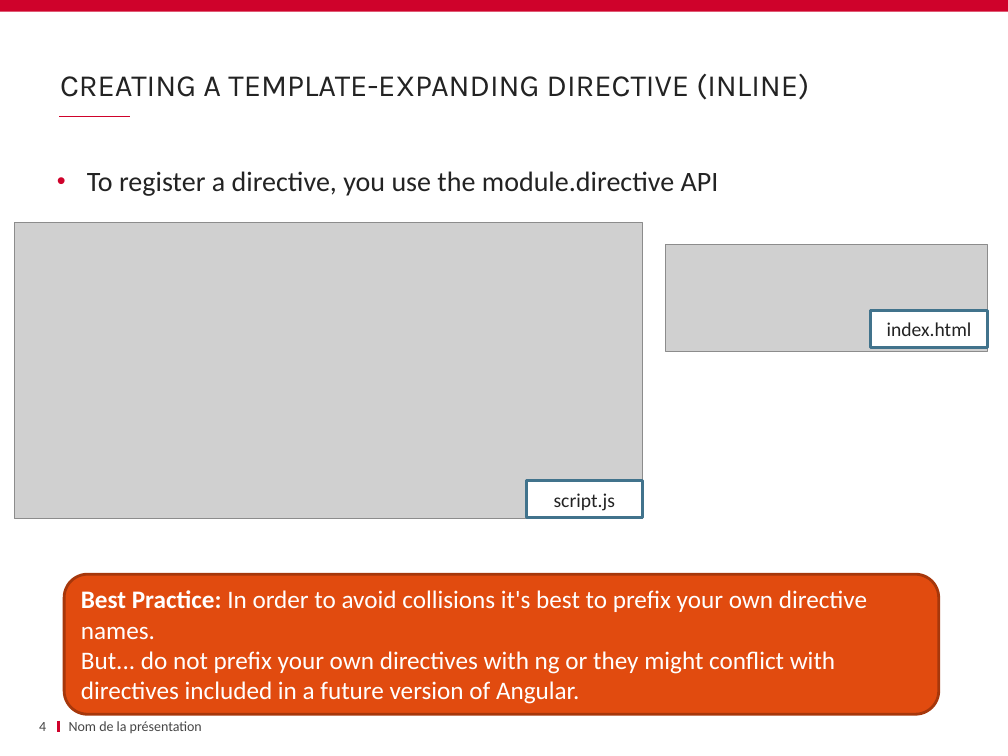
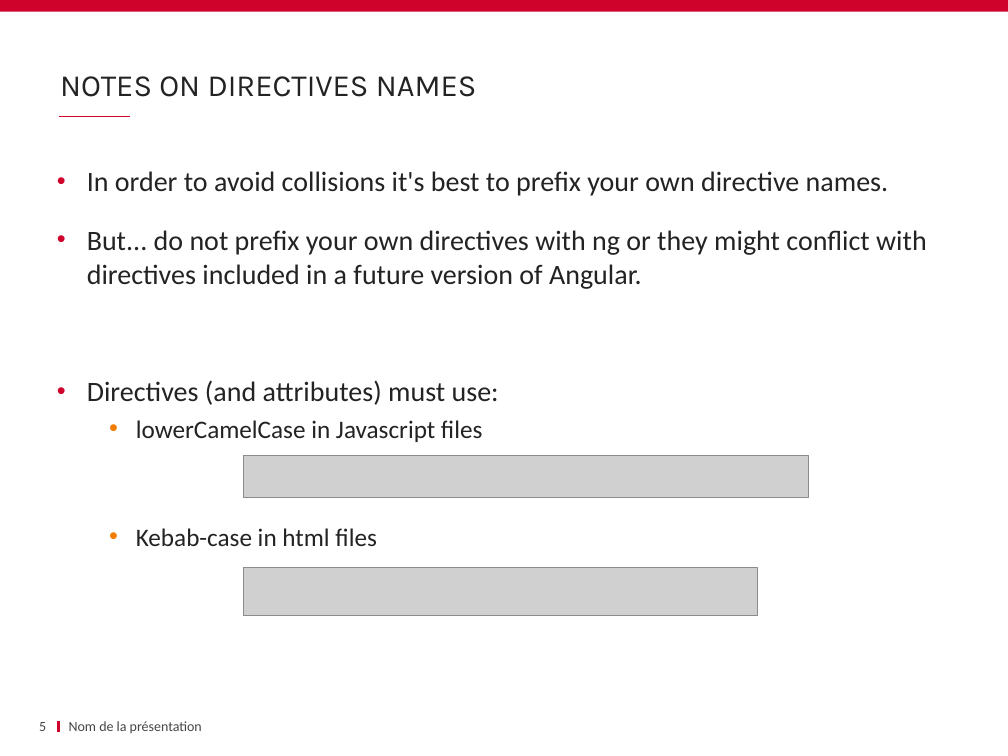
Before and after one commit to schassande/formation-angularjs1, a slide deck: slide 5 of Jour2/11 custom directives & components/11_custom directives.pptx (slide 4 before the commit). Drawn at 1008x756 pixels with LibreOffice and Linux fonts; fonts in the diff are those of the drawing; grey boxes stand for pictures; background and template pictures are left out. Boxes give left, top, right and bottom in pixels: in the first picture for what was removed or moved away, otherwise in the second. Text is boxed around its words. In the diff, an @@ line names an element or a change of style, - is before the commit and + after.

Commit message:
improve custom directives

```diff
--- a/Jour2/11 custom directives & components/11_custom directives.pptx
+++ b/Jour2/11 custom directives & components/11_custom directives.pptx
@@ title at bbox=[60, 76, 477, 97]: text changed @@
-CREATING A TEMPLATE-EXPANDING DIRECTIVE (INLINE)
+NOTES ON DIRECTIVES NAMES
@@ text at bbox=[87, 171, 927, 546]: text changed @@
-• To register a directive, you use the module.directive API
+• In order to avoid collisions it's best to prefix your own directive names.
+• But... do not prefix your own directives with ng or they might conflict with directives included in a future version of Angular.
+• Directives (and attributes) must use:
+  • lowerCamelCase in Javascript files
+  • Kebab-case in html files
@@ rectangle removed at bbox=[871, 310, 987, 347] @@
-index.html
@@ picture: place and size @@
-picture at bbox=[14, 223, 642, 519]
+picture at bbox=[244, 456, 808, 498]
@@ rectangle removed at bbox=[526, 481, 642, 517] @@
-script.js
@@ picture: place and size @@
-picture at bbox=[666, 244, 988, 351]
+picture at bbox=[244, 568, 757, 616]
@@ rounded rectangle removed at bbox=[65, 575, 939, 715] @@
-Best Practice: In order to avoid collisions it's best to prefix your own directive names.
-But... do not prefix your own directives with ng or they might conflict with directives included in a future version of Angular.
@@ page number at bbox=[39, 722, 46, 731]: text changed @@
-4
+5
```
Also in this commit, not shown: 3 other slides changed, 2 slides added, 1 other file.
